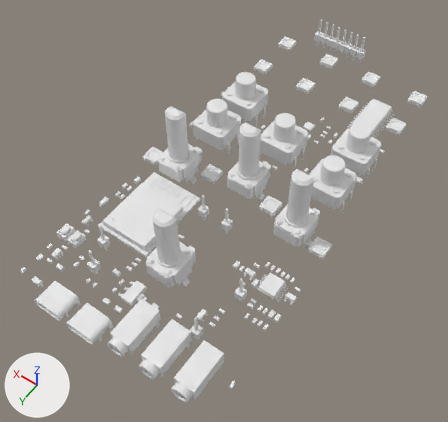
Before and after pictures for a commit that changed the glTF model comps.glb.
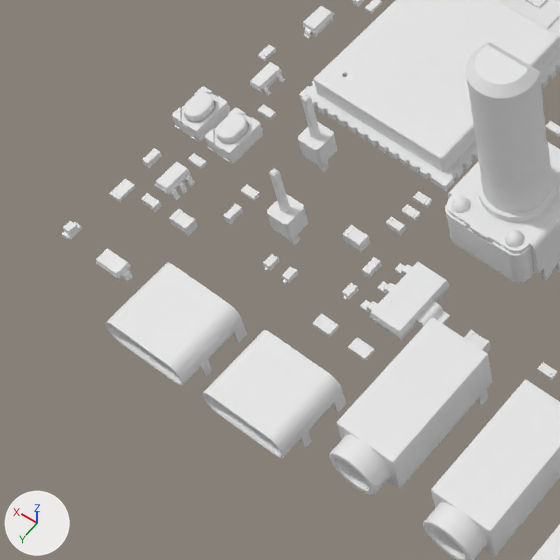
There are two pictures of each version: one whole from a 50 mm lens placed at (0.0001, -0.0231, 0.1469), pointed at (0.0665, -0.1161, 0.0009), one close up on the part from 0% to 41% of the width and 46% to 90% of the height. The lights are fixed; the arrows at lower left show +X, +Y and +Z. The last two pictures show the newer version. Where no turn or scale is listed for an object, it has been applied to the vertices.

The first close-up shows 'C200', 'C201', 'C202', 'C5', 'D1', 'D3', 'D4', 'J1', 'J3', 'R201', 'SW1', 'SW2', 'U1', 'U2', 'U5', 'encod1', 'ringG1', 'ringG2', 'sincIn1', 'sincOut1' and 21 more.
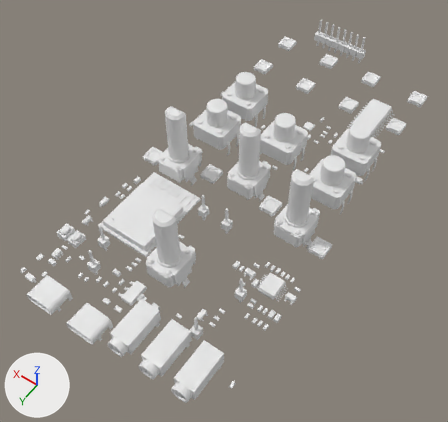
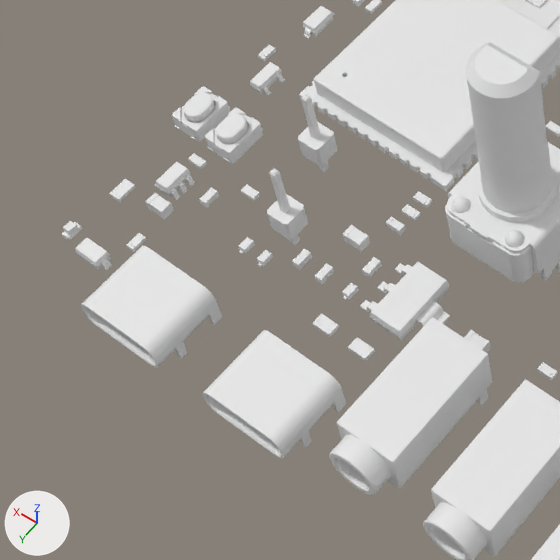
Location of each change, [x1, y1, x2, y2] in pixels of the close-ups (560 x 560 px):
'J1', moved: before [105, 263, 247, 386]; after [81, 246, 222, 367]
'D1', moved: before [96, 249, 133, 281]; after [75, 238, 112, 270]
'C5', moved: before [169, 209, 198, 236]; after [145, 192, 174, 219]
'C201', moved: before [142, 148, 162, 168]; after [314, 263, 334, 284]
'C202', moved: before [223, 203, 243, 224]; after [199, 187, 219, 208]
'C200', moved, turned: before [141, 193, 162, 212]; after [292, 248, 312, 270]
'R201', moved, turned: before [257, 104, 276, 120]; after [127, 233, 147, 252]
'D3', moved: before [263, 254, 279, 271]; after [238, 237, 255, 254]
'D4', moved: before [282, 266, 298, 284]; after [257, 250, 273, 267]

Patch to the scene script:
```diff
--- a/comps.glb.py
+++ b/comps.glb.py
@@ ob_c200 @@
 ob_c200.parent = ob_node_0
-ob_c200.location = (0.0952, -0.0728, 0.0016)
-ob_c200.rotation_euler = (0.0, 0.0, 3.142)  # degrees (0, 0, 180)
+ob_c200.location = (0.0799, -0.0763, 0.0016)
+ob_c200.rotation_euler = (0.0, 0.0, 1.571)  # degrees (0, 0, 90)
@@ ob_c5 @@
 ob_c5 = bpy.data.objects.new('C5', me_c_0805_2012metric)
-ob_c5.location = (0.0912, -0.0729, 0.0016)
+ob_c5.location = (0.0942, -0.0729, 0.0016)
@@ ob_c202 @@
 ob_c202 = bpy.data.objects.new('C202', me_c_0603_1608metric_005)
-ob_c202.location = (0.0883, -0.0762, 0.0016)
+ob_c202.location = (0.0913, -0.0762, 0.0016)
@@ ob_d1 @@
 ob_d1 = bpy.data.objects.new('D1', me_d_sod_123_001)
-ob_d1.location = (0.093, -0.0661, 0.0016)
+ob_d1.location = (0.0954, -0.0658, 0.0016)
@@ ob_d3 @@
 ob_d3 = bpy.data.objects.new('D3', me_d_sod_523)
-ob_d3.location = (0.082, -0.0745, 0.0016)
+ob_d3.location = (0.085, -0.0745, 0.0016)
@@ ob_j1 @@
 ob_j1 = bpy.data.objects.new('J1', me_hro__type_c_31_m_12)
-ob_j1.location = (0.0883, -0.061, 0.0016)
+ob_j1.location = (0.0913, -0.061, 0.0016)
@@ ob_r201 @@
 ob_r201.parent = ob_node_0
-ob_r201.location = (0.0938, -0.0864, 0.0016)
-ob_r201.rotation_euler = (0.0, 0.0, 3.142)  # degrees (0, 0, 180)
+ob_r201.location = (0.0933, -0.069, 0.0016)
+ob_r201.rotation_euler = (0.0, 0.0, -1.571)  # degrees (0, 0, -90)
@@ ob_d4 @@
 ob_d4 = bpy.data.objects.new('D4', me_d_sod_523_002)
-ob_d4.location = (0.0798, -0.0745, 0.0016)
+ob_d4.location = (0.0828, -0.0745, 0.0016)
@@ ob_c201 @@
 ob_c201 = bpy.data.objects.new('C201', me_c_0603_1608metric_027)
-ob_c201.location = (0.0987, -0.0763, 0.0016)
+ob_c201.location = (0.0773, -0.0763, 0.0016)
```
